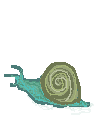
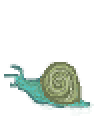
Comparing the layer stacks of the two 96×128 images. Changes:
painted on "Layer" over 4, 60, 92, 110
painted on "Layer #1" over 24, 90, 94, 116
